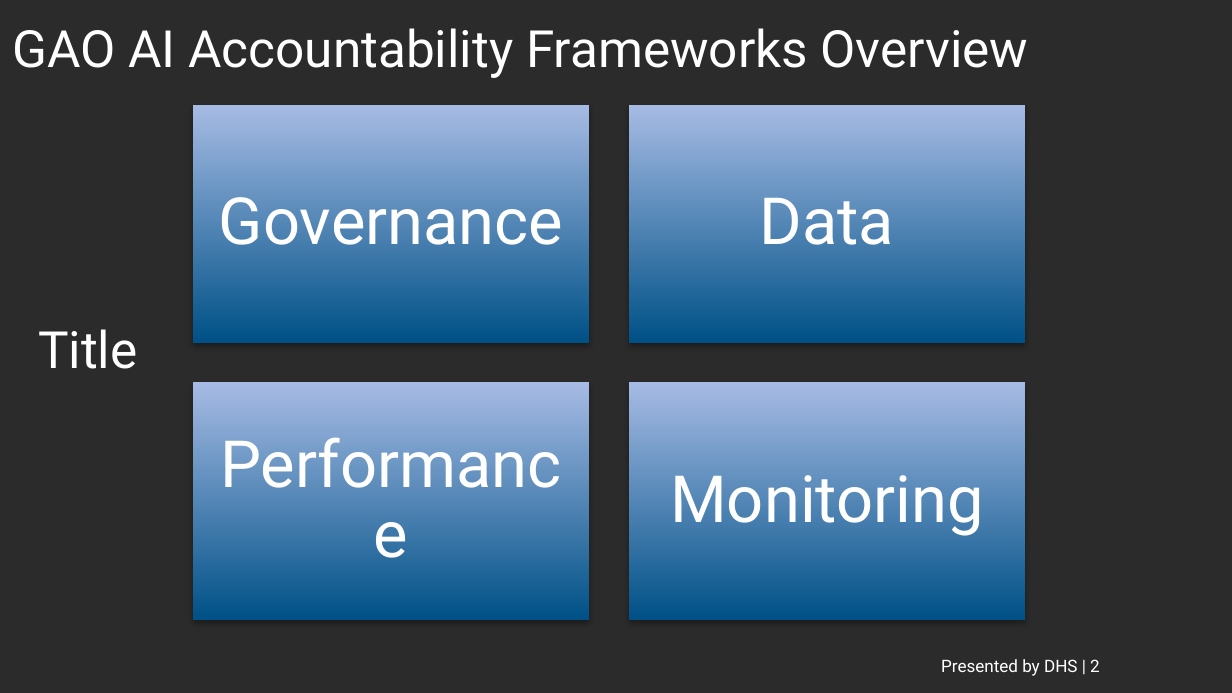
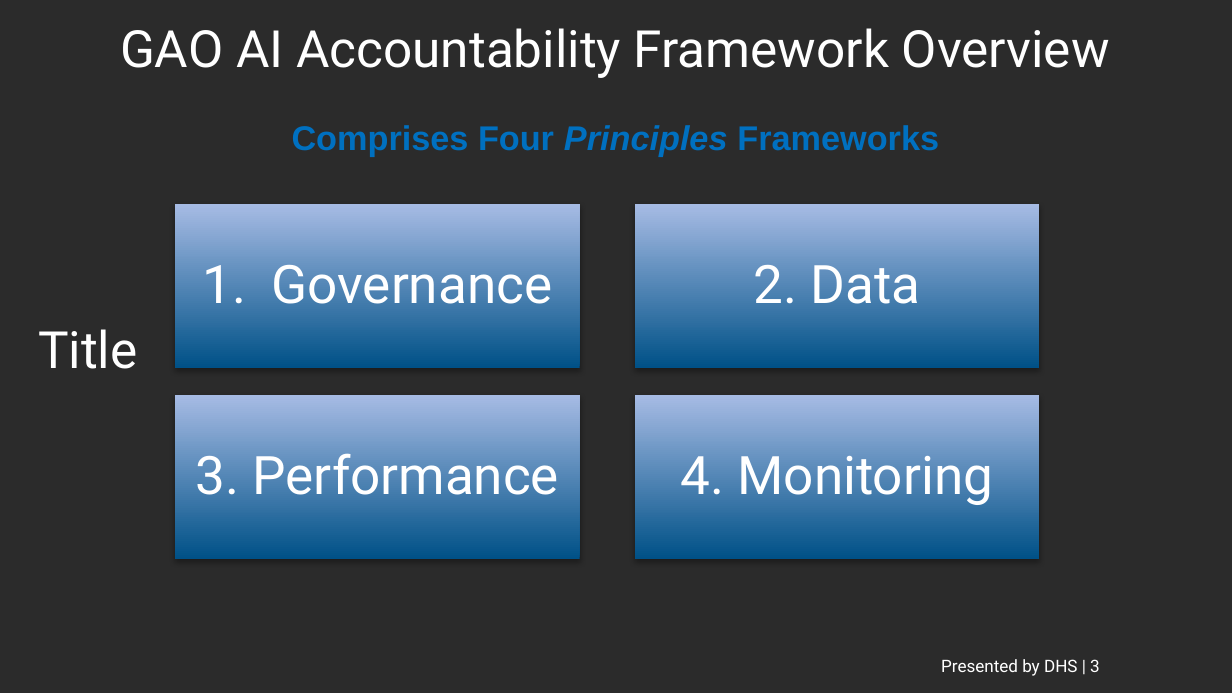
Before and after one commit to ethanmoscot/gao-ai, a slide deck: slide 3 of doc/gao_ai_proposal.pptx (slide 2 before the commit). Drawn at 1232x693 pixels with LibreOffice and Linux fonts; fonts in the diff are those of the drawing; background and template pictures are left out; a plain dark background stands for a picture behind light text. Boxes give left, top, right and bottom in pixels: in the first picture for what was removed or moved away, otherwise in the second. Text is boxed around its words. In the diff, an @@ line names an element or a change of style, - is before the commit and + after.

```diff
--- a/doc/gao_ai_proposal.pptx
+++ b/doc/gao_ai_proposal.pptx
@@ title at (120,28,1110,78): text changed @@
-GAO AI Accountability Frameworks Overview
+GAO AI Accountability Framework Overview
@@ text added at (292,125,939,156), 20 pt, text #0070C0, bold @@
+Comprises Four Principles Frameworks
@@ freeform shape added at (175,205,579,368), fill gradient #005288 to #A6BBE6, 31 pt, text #FFFFFF @@
+1. Governance
@@ freeform shape added at (634,205,1039,368), fill gradient #005288 to #A6BBE6, 31 pt, text #FFFFFF @@
+2. Data
@@ freeform shape added at (175,395,579,559), fill gradient #005288 to #A6BBE6, 31 pt, text #FFFFFF @@
+3. Performance
@@ freeform shape added at (634,395,1039,559), fill gradient #005288 to #A6BBE6, 31 pt, text #FFFFFF @@
+4. Monitoring
@@ group removed at (193,105,1026,620): 4 rectangles, 4 texts @@
-Governance
-Data
-Performance
-Monitoring
@@ text at (941,659,1100,676): text changed @@
-Presented by DHS | 2
+Presented by DHS | 3
```
Also in this commit, not shown: 3 other slides changed, 7 slides added, 3 slides removed, 4 other files.
